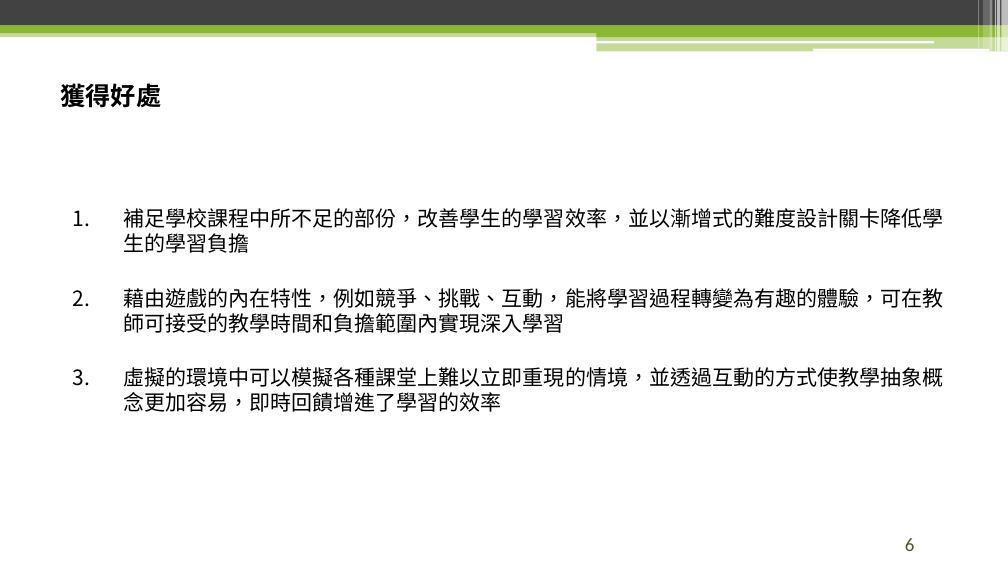
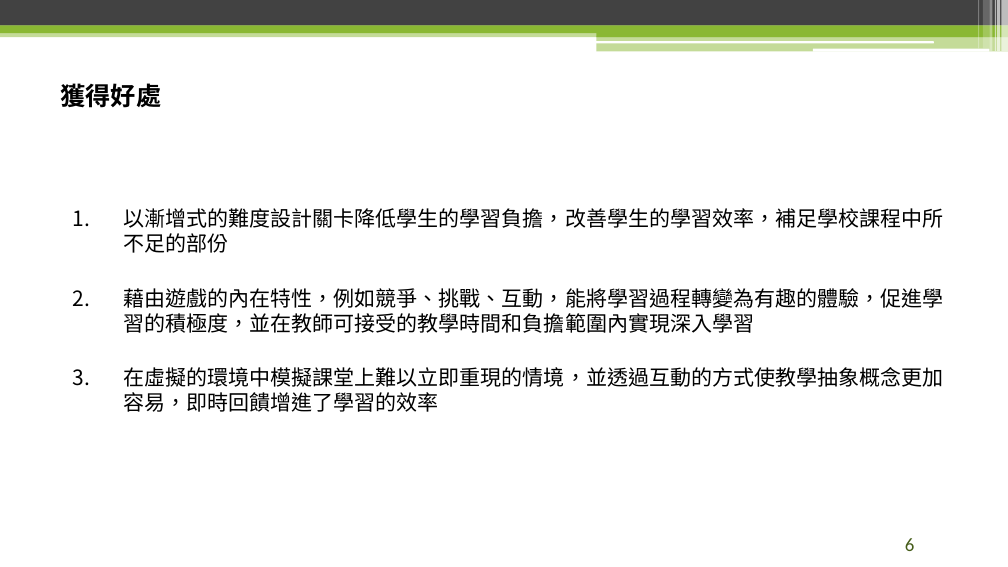
Before and after one commit to raknza/Master-Thesis, a slide deck: slide 6 of 論文口試.pptx. Drawn at 1008x567 pixels with LibreOffice and Linux fonts; fonts in the diff are those of the drawing; background and template pictures are left out. Boxes give left, top, right and bottom in pixels: in the first picture for what was removed or moved away, otherwise in the second. Text is boxed around its words. In the diff, an @@ line names an element or a change of style, - is before the commit and + after.

```diff
--- a/論文口試.pptx
+++ b/論文口試.pptx
@@ text at <box>123,208,943,412</box>: text changed @@
-1. 補足學校課程中所不足的部份，改善學生的學習效率，並以漸增式的難度設計關卡降低學生的學習負擔
-2. 藉由遊戲的內在特性，例如競爭、挑戰、互動，能將學習過程轉變為有趣的體驗，可在教師可接受的教學時間和負擔範圍內實現深入學習
-3. 虛擬的環境中可以模擬各種課堂上難以立即重現的情境，並透過互動的方式使教學抽象概念更加容易，即時回饋增進了學習的效率
+1. 以漸增式的難度設計關卡降低學生的學習負擔，改善學生的學習效率，補足學校課程中所不足的部份
+2. 藉由遊戲的內在特性，例如競爭、挑戰、互動，能將學習過程轉變為有趣的體驗，促進學習的積極度，並在教師可接受的教學時間和負擔範圍內實現深入學習
+3. 在虛擬的環境中模擬課堂上難以立即重現的情境，並透過互動的方式使教學抽象概念更加容易，即時回饋增進了學習的效率
```
Also in this commit, not shown: 6 other slides changed, 1 slide removed, 2 other files.
